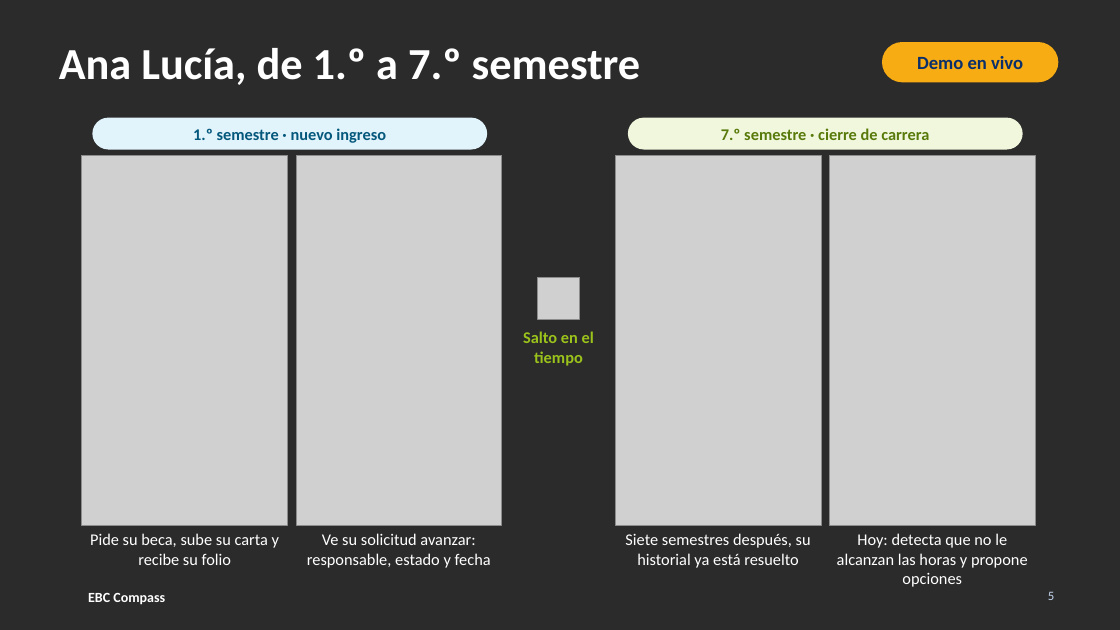
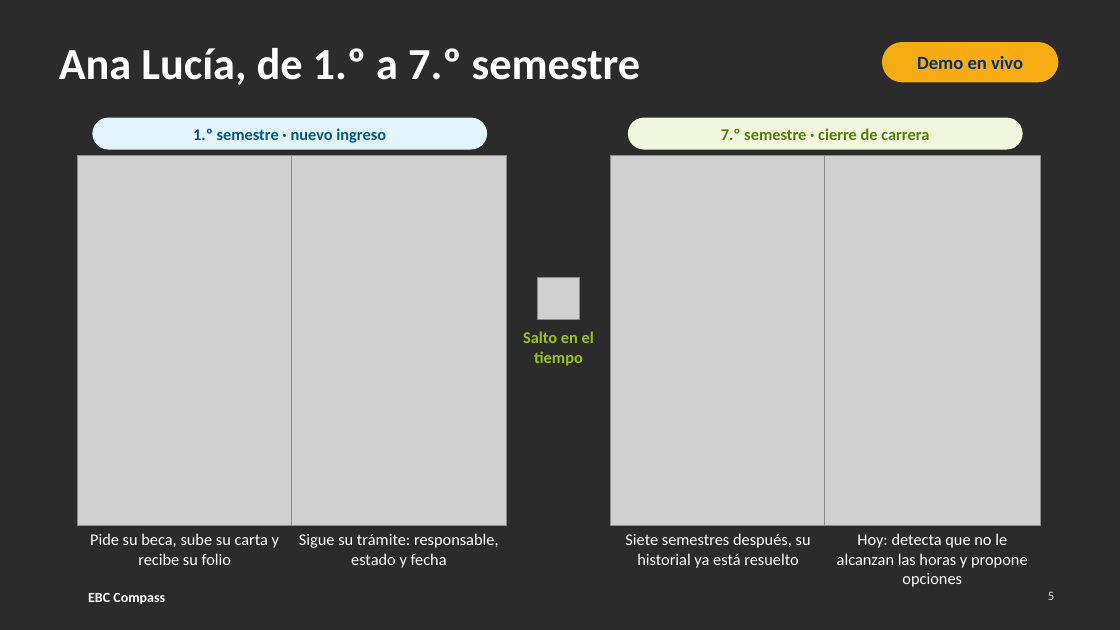
Before and after one commit to EBCoDivas/ebc-compass, a slide deck: slide 5 of docs/presentacion/EBC_Compass_Presentacion.pptx. Drawn at 1120x630 pixels with LibreOffice and Linux fonts; fonts in the diff are those of the drawing; grey boxes stand for pictures; background and template pictures are left out; a plain dark background stands for a picture behind light text. Boxes give left, top, right and bottom in pixels: in the first picture for what was removed or moved away, otherwise in the second. Text is boxed around its words. In the diff, an @@ line names an element or a change of style, - is before the commit and + after.

```diff
--- a/docs/presentacion/EBC_Compass_Presentacion.pptx
+++ b/docs/presentacion/EBC_Compass_Presentacion.pptx
@@ picture resized from (x1=82, y1=155, x2=287, y2=525) to (x1=77, y1=155, x2=292, y2=525) @@
@@ picture resized from (x1=296, y1=155, x2=502, y2=525) to (x1=292, y1=155, x2=507, y2=525) @@
@@ picture resized from (x1=615, y1=155, x2=821, y2=525) to (x1=611, y1=155, x2=826, y2=525) @@
@@ picture resized from (x1=829, y1=155, x2=1035, y2=525) to (x1=825, y1=155, x2=1040, y2=525) @@
@@ text at (x1=299, y1=533, x2=499, y2=568): text changed @@
-Ve su solicitud avanzar: responsable, estado y fecha
+Sigue su trámite: responsable, estado y fecha
```
Also in this commit, not shown: 1 other file.
